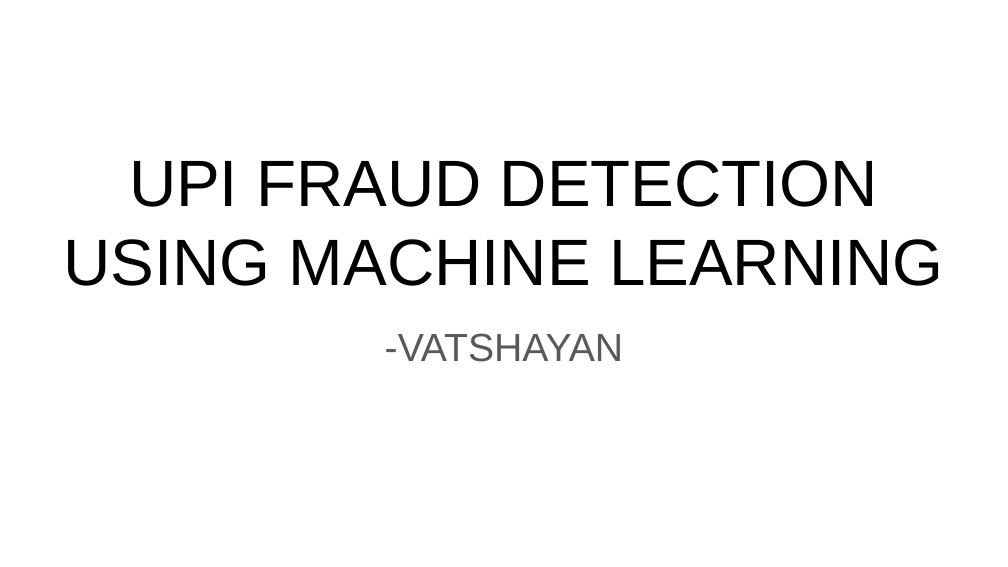
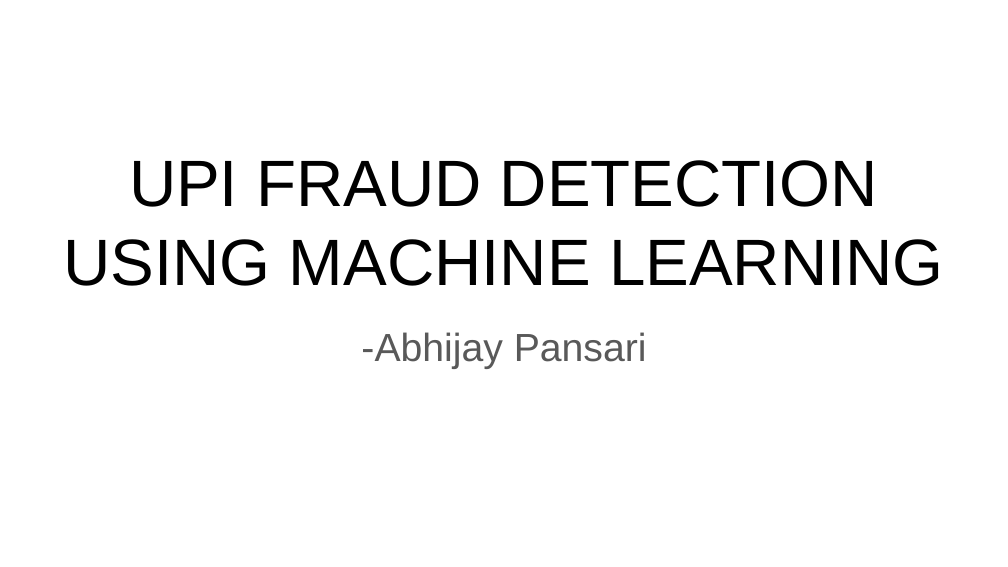
Before and after one commit to pansariabhijay-source/UPI-FD, a slide deck: slide 1 of Documents/UPI FRAUD DETECTION USING MACHINE LEARNING.pptx. Drawn at 1008x567 pixels with LibreOffice and Linux fonts; fonts in the diff are those of the drawing. Boxes give left, top, right and bottom in pixels: in the first picture for what was removed or moved away, otherwise in the second. Text is boxed around its words. In the diff, an @@ line names an element or a change of style, - is before the commit and + after.

```diff
--- a/Documents/UPI FRAUD DETECTION USING MACHINE LEARNING.pptx
+++ b/Documents/UPI FRAUD DETECTION USING MACHINE LEARNING.pptx
@@ subtitle at box(361, 332, 647, 369): text changed @@
--VATSHAYAN
+-Abhijay Pansari
```
Also in this commit, not shown: 1 slide removed.
